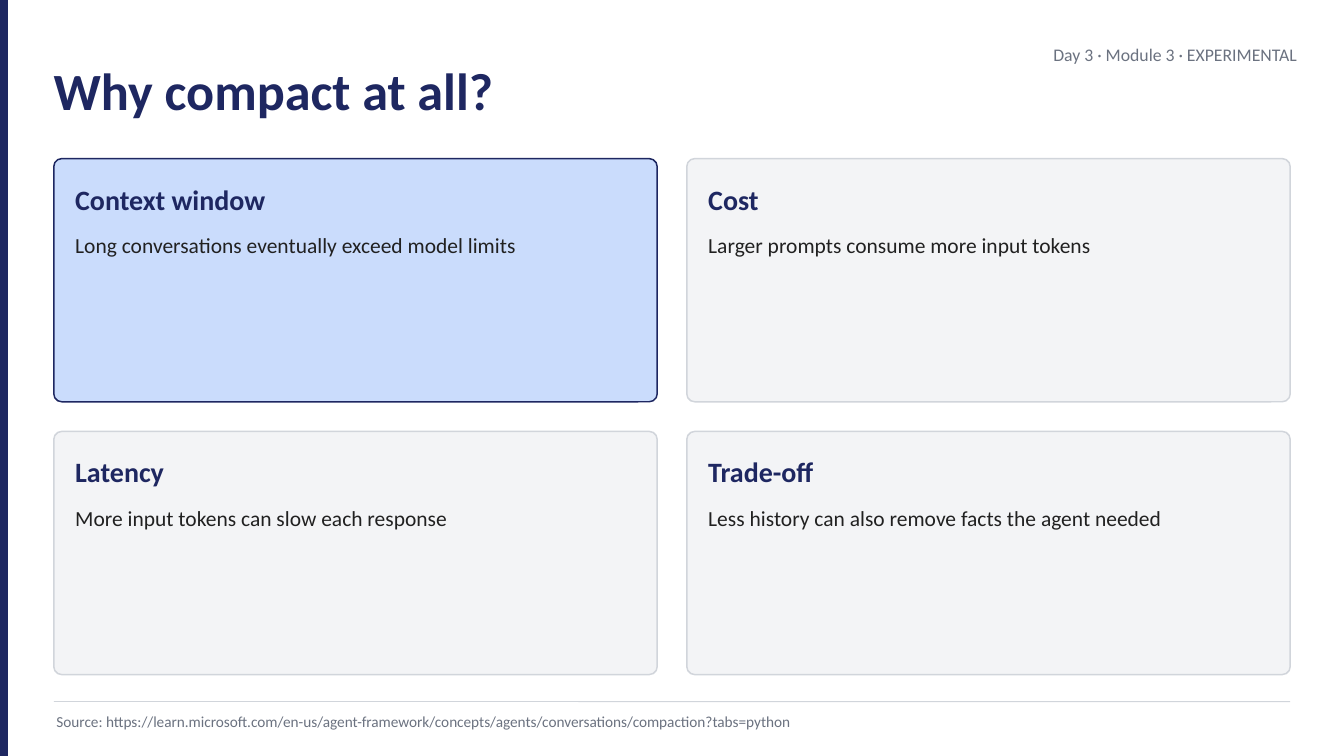
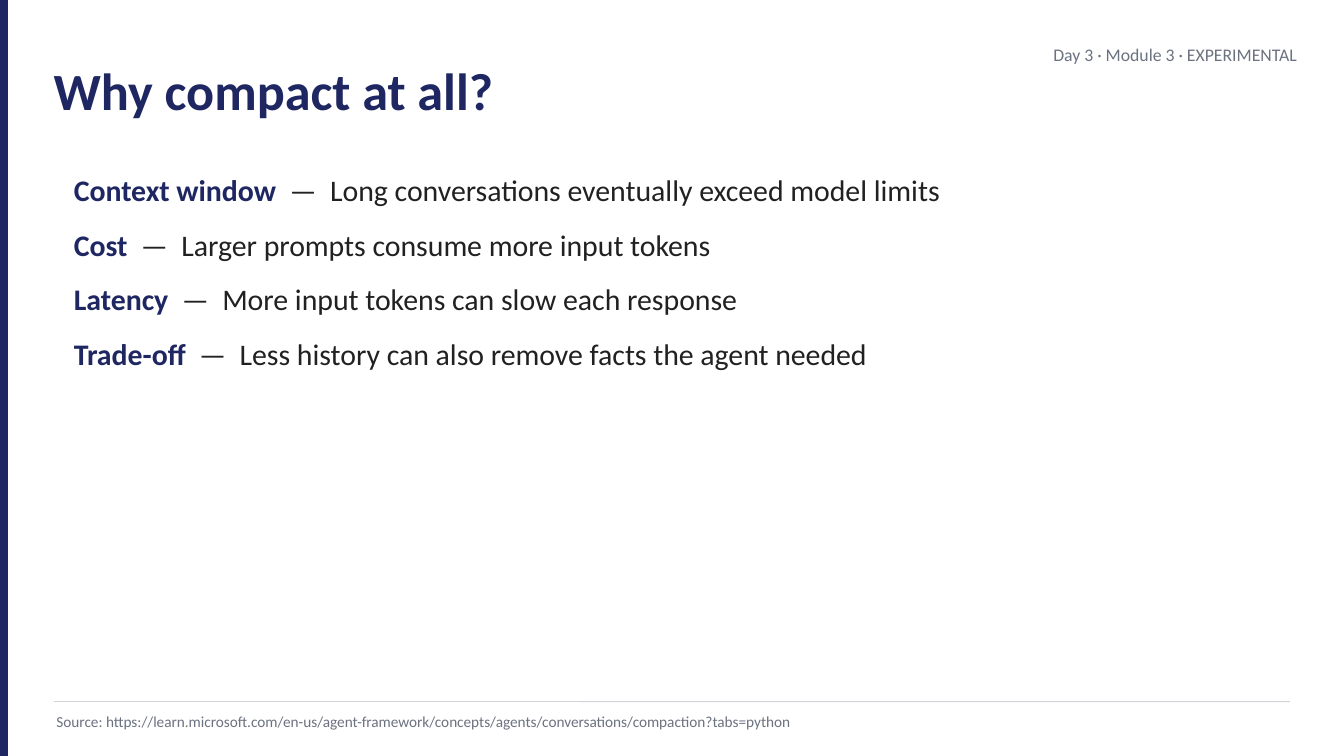
Before and after one commit to JimPiquant/Building-AI-Apps-and-Agents, a slide deck: slide 2 of decks/day3/module-3-compaction.pptx. Drawn at 1344x756 pixels with LibreOffice and Linux fonts; fonts in the diff are those of the drawing. Boxes give left, top, right and bottom in pixels: in the first picture for what was removed or moved away, otherwise in the second. Text is boxed around its words. In the diff, an @@ line names an element or a change of style, - is before the commit and + after.

```diff
--- a/decks/day3/module-3-compaction.pptx
+++ b/decks/day3/module-3-compaction.pptx
@@ rounded rectangle removed at box(54, 159, 657, 402) @@
@@ rounded rectangle removed at box(687, 159, 1290, 402) @@
@@ text added at box(74, 180, 940, 370), 16 pt, text #212121 @@
+• Context window — Long conversations eventually exceed model limits
+• Cost — Larger prompts consume more input tokens
+• Latency — More input tokens can slow each response
+• Trade-off — Less history can also remove facts the agent needed
@@ text removed at box(75, 190, 266, 210) @@
-Context window
@@ text removed at box(708, 191, 758, 210) @@
-Cost
@@ text removed at box(75, 238, 516, 257) @@
-Long conversations eventually exceed model limits
@@ text removed at box(708, 238, 1090, 257) @@
-Larger prompts consume more input tokens
@@ rounded rectangle removed at box(54, 431, 657, 675) @@
@@ rounded rectangle removed at box(687, 431, 1290, 675) @@
@@ text removed at box(75, 464, 164, 487) @@
-Latency
@@ text removed at box(708, 462, 813, 482) @@
-Trade-off
@@ text removed at box(75, 511, 446, 530) @@
-More input tokens can slow each response
@@ text removed at box(708, 511, 1161, 530) @@
-Less history can also remove facts the agent needed
```
Also in this commit, not shown: 4 other slides changed, 2 slides added, 28 other files.
